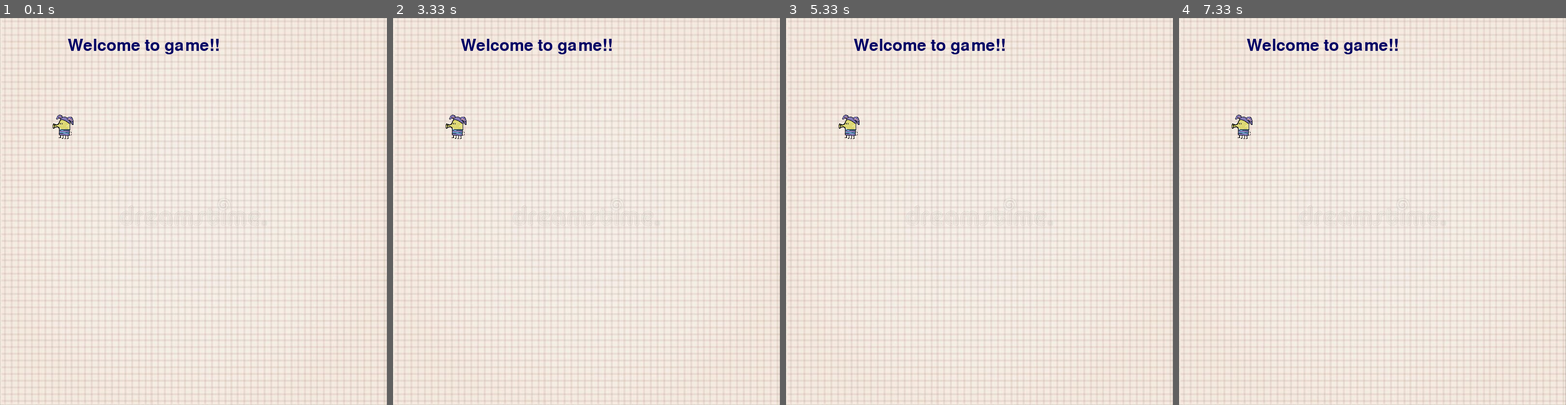
Above: before the commit, frames 1-4 (left to right).
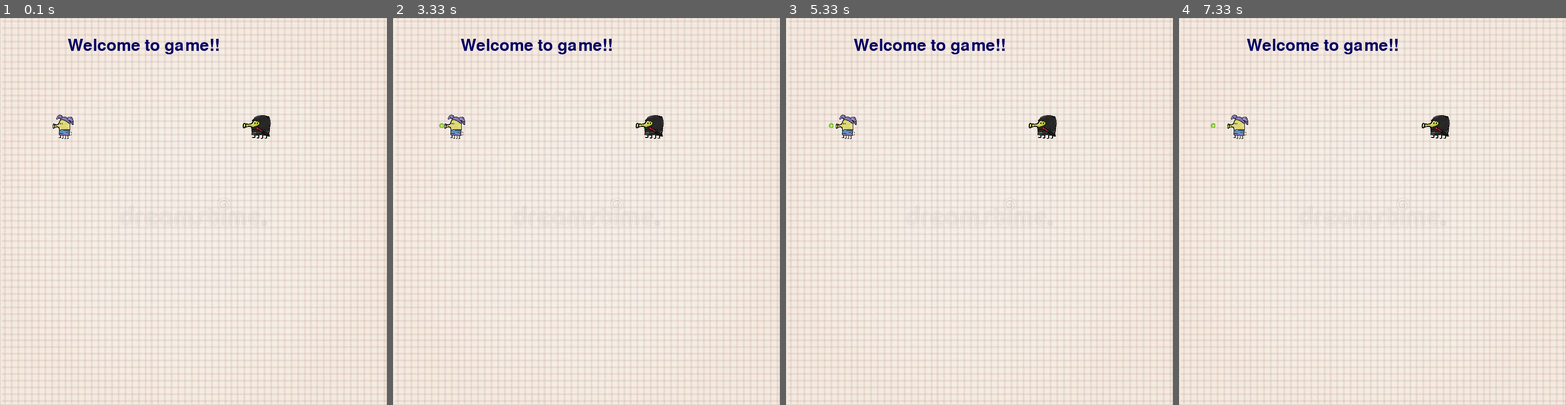
Above: after the commit, the same moments.

Repository: llaJlbl4/dop
Game: pygame game, started from Новая папка/main.py
Same seed, same stepped clock (60 frames per second), same inputs: the game is played once before the commit and once after it.
Inputs:
- Up to frame 1 (0.1 s): no input
- Up to frame 2 (3.33 s): tap Space at 0.33, 3.3 s; hold A from 3.23 s (still down)
- Up to frame 3 (5.33 s): tap Space at 3.6, 3.8, 4.2, 4.5, 5.27 s; release A at 3.7 s; hold W 3.73-4.1 s; hold D 4.13-4.77 s; hold A from 5.2 s (still down)
- Up to frame 4 (7.33 s): tap Space at 5.57, 5.77, 6.07, 7.1 s; release A at 5.67 s; hold D 5.7-6.17 s; hold A from 7.03 s (still down)

The runs differ from the first frame. In frame 1, 0.3% of the frame differs, in the area x 62-70%, y 25-32%; in frame 2, 0.4%; in frame 3, 0.5%; in frame 4, 0.5%, in the area x 8-70%, y 25-32%.

Commit message:
Add files via upload

Diff:
--- a/Новая папка/main.py
+++ b/Новая папка/main.py
@@ -1,4 +1,5 @@
 import pygame
+from threading import Thread
 
 
 pygame.init()
@@ -8,85 +9,164 @@
 
 screen = pygame.display.set_mode((screen_width, screen_height))
 
+def Bullet():
+    global x4
+    global x3
+    x4 = x3
+    if storona == "left":
+        for i in range(int(x4)):
+            screen.blit(jpg, (0, 0))
+            screen.blit(perconak, (x3, y3))
+            screen.blit(new_size2, (x5, y5))
+            text = font.render("Welcome to game!!", True, (0, 0, 100))
+            screen.blit(text, (x, y))
+            screen.blit(new_bullet, (x4, y3 + 17))
+            x4 -= 2
+            pygame.display.update()
+
+    else:
+        for i in range(800 - (int(x4))):
+            screen.blit(jpg, (0, 0))
+            screen.blit(perconak, (x3, y3))
+            screen.blit(new_size2, (x5, y5))
+            text = font.render("Welcome to game!!", True, (0, 0, 100))
+            screen.blit(text, (x, y))
+            screen.blit(new_bullet, (x4 + 50, y3 + 17))
+            x4 += 2
+            pygame.display.update()
+
+def Perc():
+    global x3
+    global y3
+    global perconak
+    global keys
+    global storona
+    screen.blit(jpg, (0, 0))
+    text = font.render("Welcome to game!!", True, (0, 0, 100))
+    screen.blit(text, (x, y))
+    screen.blit(perconak, (x3, y3))
+    screen.blit(new_size2, (x5, y5))
+    keys = pygame.key.get_pressed()
+    if keys[pygame.K_w]:
+        y3 -= 0.5
+        zvuk.play()
+
+    if keys[pygame.K_s]:
+        zvuk.play()
+        y3 += 0.5
+
+    if keys[pygame.K_d]:
+        x3 += 0.5
+        zvuk.play()
+        storona = "right"
+        perconak = new_rot_size
+
+    if keys[pygame.K_a]:
+        x3 -= 0.5
+        zvuk.play()
+        storona = "left"
+        perconak = new_size
+
+
 font = pygame.font.SysFont("Kristen ITC", 50)
 font2 = pygame.font.SysFont("Kristen ITC", 30)
 jpg = pygame.image.load("fon.jpg")
 perc = pygame.image.load("perc.png")
+rot_repc = pygame.image.load("rot_perc.png")
+perc2 = pygame.image.load(("perc2.png"))
 bullet = pygame.image.load("pylya.png")
 size = (60,50)
 new_size = pygame.transform.scale(perc, size)
+new_rot_size = pygame.transform.scale(rot_repc,size)
+new_size2 = pygame.transform.scale(perc2, size)
 size2 = (10,10)
 new_bullet = pygame. transform.scale(bullet, size2)
 zvuk = pygame.mixer.Sound("shagi.mp3")
+perconak = new_size
+storona = "left"
 
 
 x,y = 140, 40
 x1,y1 = 140, 80
 x2,y2 = 140, 120
 x3, y3 = 100, 200
+x5, y5 = 500, 200
 
-while True:
-    for event in pygame.event.get():
-        if event.type == pygame.QUIT:
-            pygame.quit()
-            quit()
+try:
+    while True:
+        for event in pygame.event.get():
+            if event.type == pygame.QUIT:
+                pygame.quit()
+                quit()
+        Perc()
+
+        if keys[pygame.K_SPACE]:
+            thread1 = Thread(target=Bullet)
+            thread2 = Thread(target=Perc)
+
+            thread1.start()
+            thread2.start()
+            thread1.join()
+            thread2.join()
+
+
+
+
+
+        if not keys[pygame.K_w] and not keys[pygame.K_s] and not keys[pygame.K_a] and not keys[pygame.K_d]:
+            zvuk.stop()
+
+
+
+        pygame.display.update()
+except NameError:
+    while True:
+        for event in pygame.event.get():
+            if event.type == pygame.QUIT:
+                pygame.quit()
+                quit()
 
 
 
 
 
 
-    screen.blit(jpg, (0, 0))
-    text = font.render("Welcome to game!!", True, (0, 0, 100))
-    screen.blit(text, (x, y))
-    screen.blit(new_size, (x3, y3))
-    keys = pygame.key.get_pressed()
-    if keys[pygame.K_w]:
-        y3 -=0.3
-        zvuk.play()
+        screen.blit(jpg, (0, 0))
+        text = font.render("Welcome to game!!", True, (0, 0, 100))
+        screen.blit(text, (x, y))
+        screen.blit(new_size, (x3, y3))
+        keys = pygame.key.get_pressed()
+        if keys[pygame.K_w]:
+            y3 -=0.3
+            zvuk.play()
 
-    if keys[pygame.K_s]:
-        zvuk.play()
-        y3 +=0.3
+        if keys[pygame.K_s]:
+            zvuk.play()
+            y3 +=0.3
 
-    if keys[pygame.K_d]:
-        x3 +=0.3
-        zvuk.play()
-
-    if keys[pygame.K_a]:
-        x3 -=0.3
-        zvuk.play()
-    if keys[pygame.K_SPACE]:
-        x4 = x3
-        for i in range(800):
-            screen.blit(jpg, (0, 0))
-            screen.blit(new_size, (x3, y3))
-            text = font.render("Welcome to game!!", True, (0, 0, 100))
-            screen.blit(text, (x, y))
-            if keys[pygame.K_w]:
-                y3 -= 0.3
-                zvuk.play()
-
-            if keys[pygame.K_s]:
-                zvuk.play()
-                y3 += 0.3
-
-            if keys[pygame.K_d]:
-                x3 += 0.3
-                zvuk.play()
-
-            if keys[pygame.K_a]:
-                x3 -= 0.3
-                zvuk.play()
-            screen.blit(new_bullet, (x4, y3 + 17))
-            x4 -= 1
-            pygame.display.update()
+        if keys[pygame.K_d]:
+            x3 +=0.3
+            zvuk.play()
+        if keys[pygame.K_a]:
+            x3 -=0.3
+            zvuk.play()
+        if keys[pygame.K_SPACE]:
+            x4 = x3
+            for i in range(800):
+                screen.blit(jpg, (0, 0))
+                screen.blit(new_size, (x3, y3))
+                text = font.render("Welcome to game!!", True, (0, 0, 100))
+                screen.blit(text, (x, y))
+                screen.blit(new_bullet, (x4, y3 + 17))
+                x4 -= 1
+                pygame.display.update()
 
 
 
-    if not keys[pygame.K_w] and not keys[pygame.K_s] and not keys[pygame.K_a] and not keys[pygame.K_d]:
-        zvuk.stop()
+
+        if not keys[pygame.K_w] and not keys[pygame.K_s] and not keys[pygame.K_a] and not keys[pygame.K_d]:
+            zvuk.stop()
 
 
 
-    pygame.display.update()
+        pygame.display.update()
Binary file added: Новая папка/perc2.png
Binary file added: Новая папка/rot_perc.png
